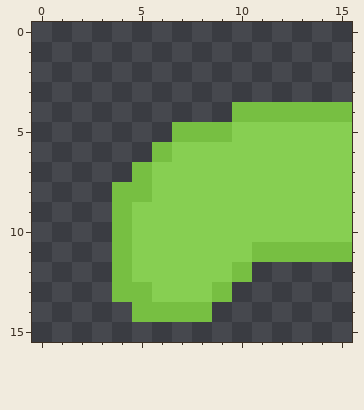
Pixel-art sprite -- src/images/tailbend.png. The picture above was drawn from the file before the commit.
The file is 32x32 pixels, drawn in blocks of 2x2; one block is one cell here.
Once edited:
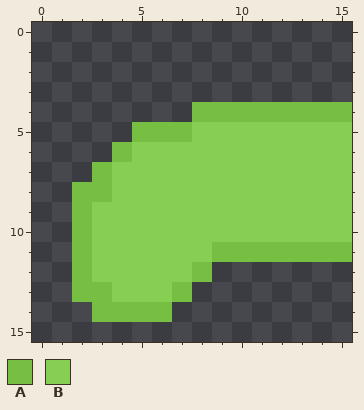
Palette (. is transparent): A #77bf42  B #87cf52
From old to new:
y 4: x 8..9 .. -> AA
y 5: x 5..6 .. -> AA; x 8..9 AA -> BB
y 6: x 4..6 ..A -> ABB
y 7: x 3..5 ..A -> ABB
y 8: x 2..5 ..AA -> AABB
y 9..10: x 2..4 ..A -> ABB
y 11: x 2..4 ..A -> ABB; x 9..10 BB -> AA
y 12: x 2..4 ..A -> ABB; x 8..10 BBA -> A..
y 13: x 2..5 ..AA -> AABB; x 7..9 BBA -> A..
y 14: x 3..4 .. -> AA; x 7..8 AA -> ..
Changed places in both pictures, as pixel boxes (x1, y1, x2, y2):
changed: (72, 102, 252, 322)
